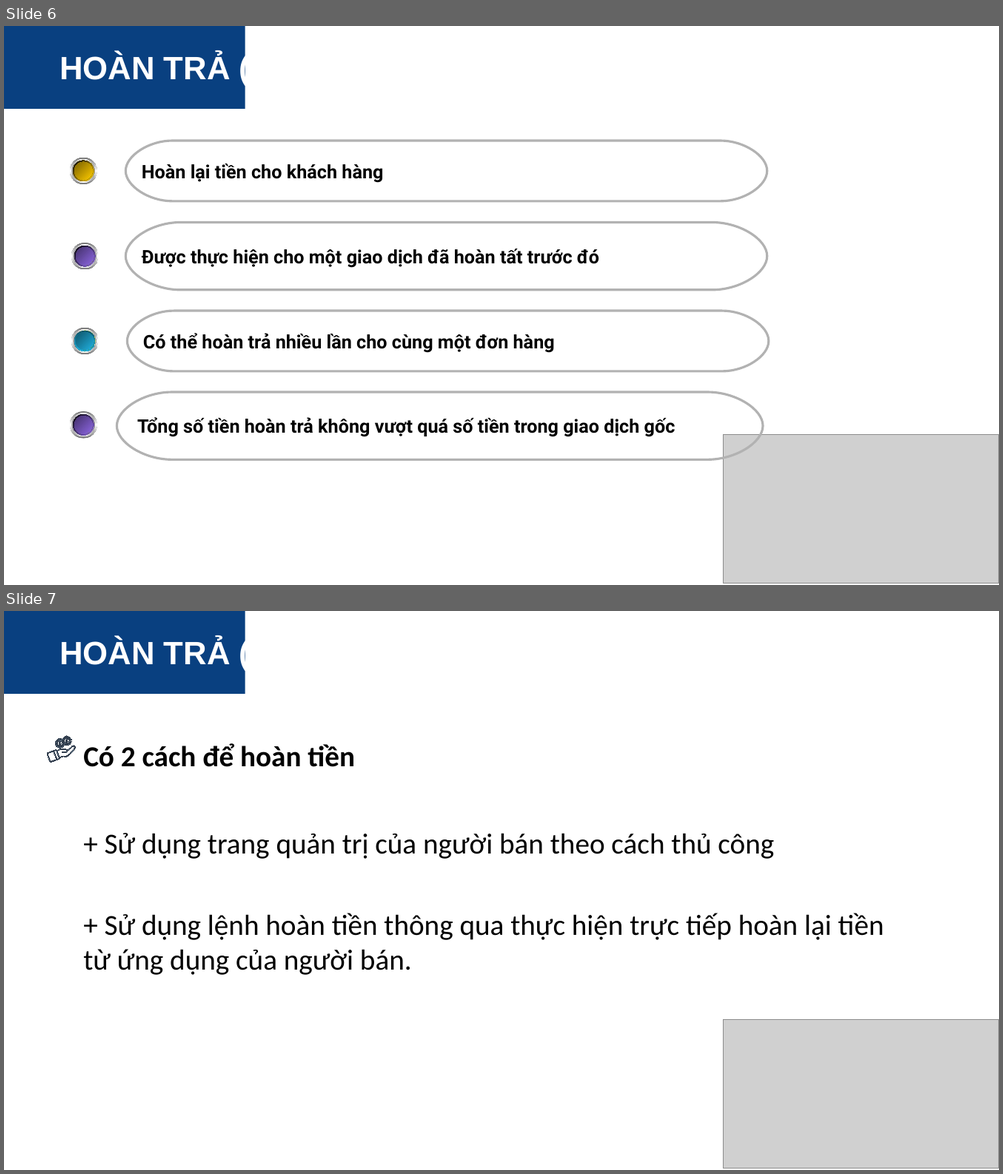
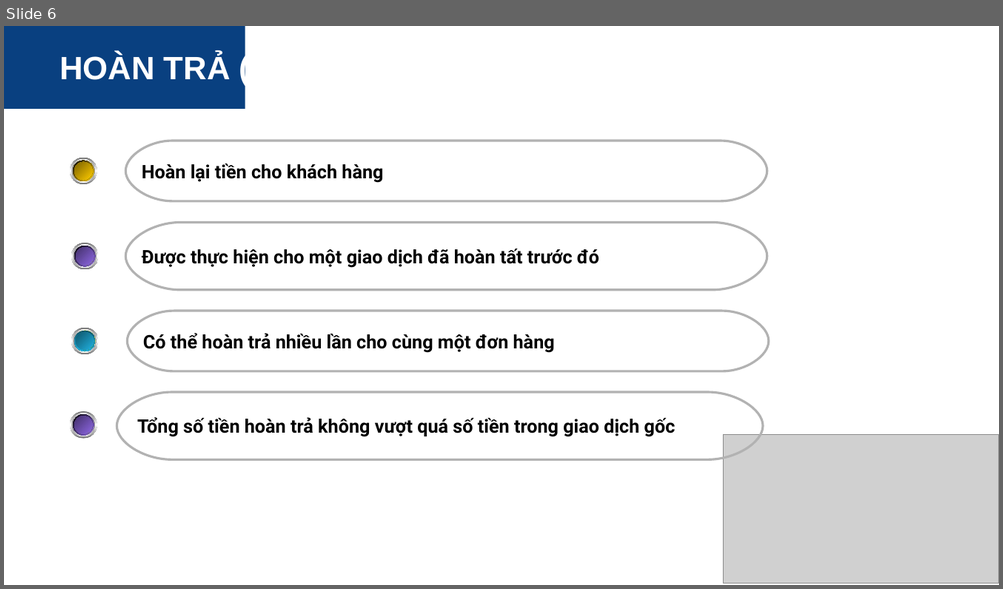
Before and after one commit to ducbinhit/JetPay_DucBinh, a slide deck: TaiLieu/NAPAS-Thanh toan dien tu - Copy.pptx. Shown one above the other, each under a label of ours: slides 6 and 7 before the commit, slide 6 after it. The pictures are 1003x1174 and 1003x589 pixels, drawn with LibreOffice and Linux fonts; fonts in the diff are those of the drawing; grey boxes stand for pictures; background and template pictures are left out. Boxes give left, top, right and bottom in pixels: in the first picture for what was removed or moved away, otherwise in the second. Text is boxed around its words. In the diff, an @@ line names an element or a change of style, - is before the commit and + after.

```diff
--- a/TaiLieu/NAPAS-Thanh toan dien tu - Copy.pptx
+++ b/TaiLieu/NAPAS-Thanh toan dien tu - Copy.pptx
@@ slide 7 removed at box(4, 611, 999, 1170), background #FFFFFF; not listed: 3 template elements that a slide beside it also shows @@
@@ text removed at box(60, 638, 395, 671) @@
-HOÀN TRẢ (REFUND)
@@ group removed at box(46, 736, 355, 767): 5 freeform shapes, 1 text @@
-Có 2 cách để hoàn tiền
@@ text removed at box(105, 833, 774, 859) @@
-+ Sử dụng trang quản trị của người bán theo cách thủ công
@@ text removed at box(83, 913, 884, 975) @@
-+ Sử dụng lệnh hoàn tiền thông qua thực hiện trực tiếp hoàn lại tiền từ ứng dụng của người bán.
@@ picture removed at box(723, 1020, 999, 1169) @@
```
Also in this commit, not shown: 3 slides changed, 1 slide added, 4 other files.
